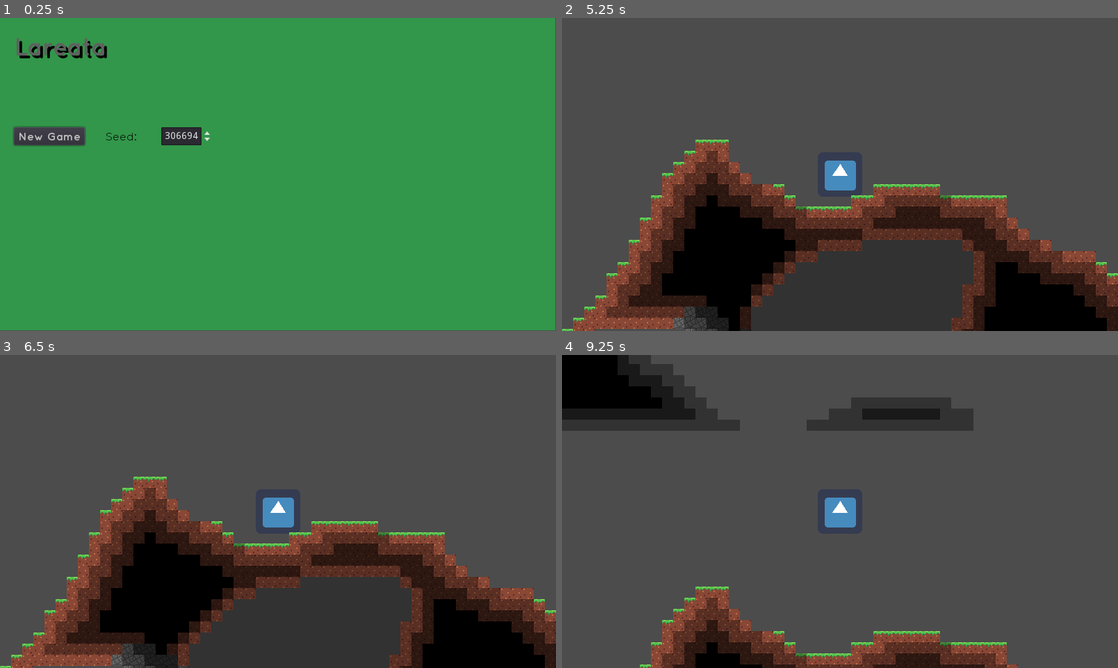
Above: before the commit, frames 1-4 (two rows, left to right).
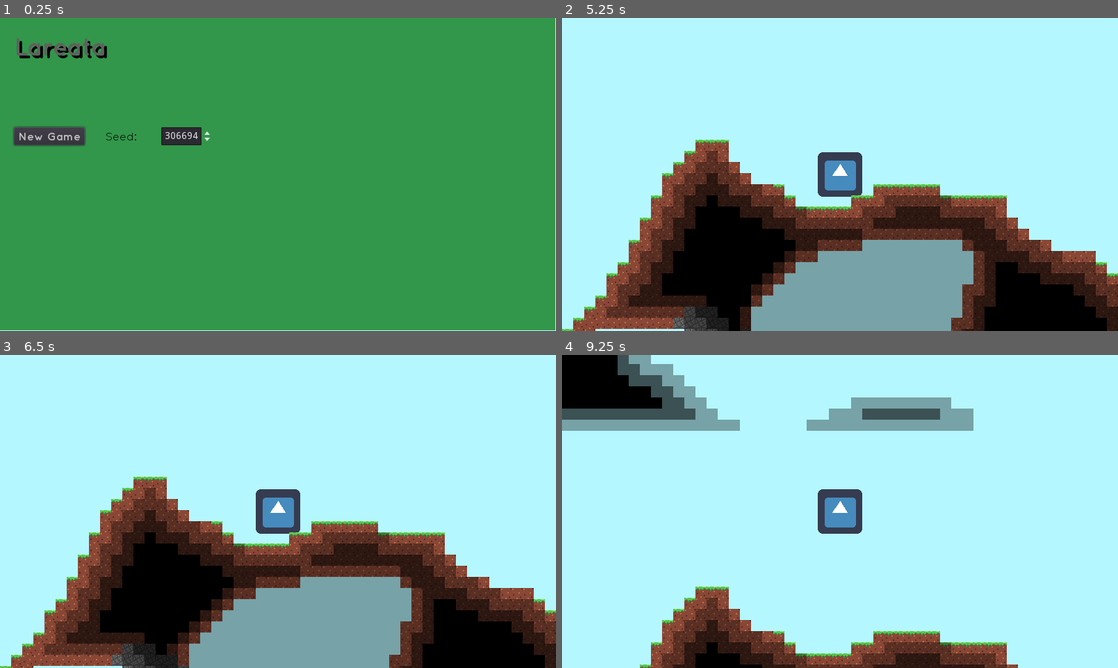
Above: after the commit, the same moments.

Repository: Kerbalistic-coder/Lareata
Game: Godot game, scene res://World/World.tscn
Same seed, same stepped clock (60 frames per second), same inputs: the game is played once before the commit and once after it. The engine's default icon, where the game draws it, is replaced by a stand-in: a white triangle on a blue panel in a dark square.
Inputs:
- Up to frame 1 (0.25 s): no input
- Up to frame 2 (5.25 s): click "New Game" at 0.5 s
- Up to frame 3 (6.5 s): tap Enter at 5.75 s
- Up to frame 4 (9.25 s): tap Space at 6.5, 8.75 s; tap Enter at 8 s

The runs differ from the first frame. In frame 1, 0.3% of the frame differs, in the area x 0-100%, y 0-100%; in frame 2, 70%; in frame 3, 70%; in frame 4, 89%.

Commit message:
Add background

Diff:
--- a/Lareata/Player/Player.tscn
+++ b/Lareata/Player/Player.tscn
@@ -1,7 +1,13 @@
-[gd_scene load_steps=4 format=2]
+[gd_scene load_steps=6 format=2]
 
 [ext_resource path="res://icon.png" type="Texture" id=1]
 [ext_resource path="res://Player/Player.gd" type="Script" id=2]
+
+[sub_resource type="StyleBoxFlat" id=2]
+bg_color = Color( 0.71, 0.971, 1, 1 )
+
+[sub_resource type="Theme" id=3]
+Panel/styles/panel = SubResource( 2 )
 
 [sub_resource type="RectangleShape2D" id=1]
 extents = Vector2( 30.027, 30.4775 )
@@ -15,6 +21,16 @@
 SPEED = 300
 JUMPSPEED = 800
 
+[node name="Panel" type="Panel" parent="."]
+margin_left = -418.0
+margin_top = -242.0
+margin_right = 437.0
+margin_bottom = 256.0
+theme = SubResource( 3 )
+__meta__ = {
+"_edit_use_anchors_": false
+}
+
 [node name="Collisions" type="CollisionShape2D" parent="."]
 shape = SubResource( 1 )
 
